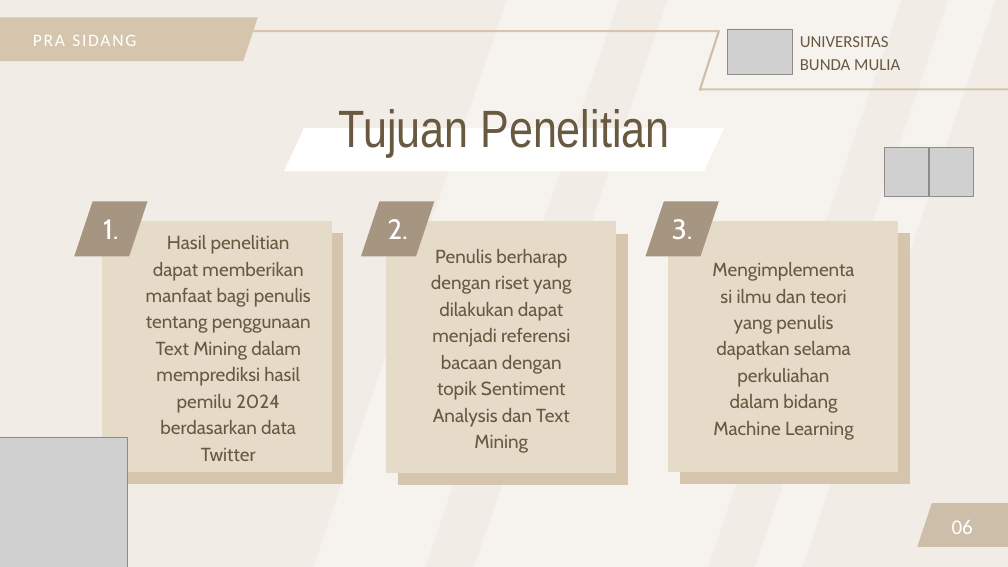
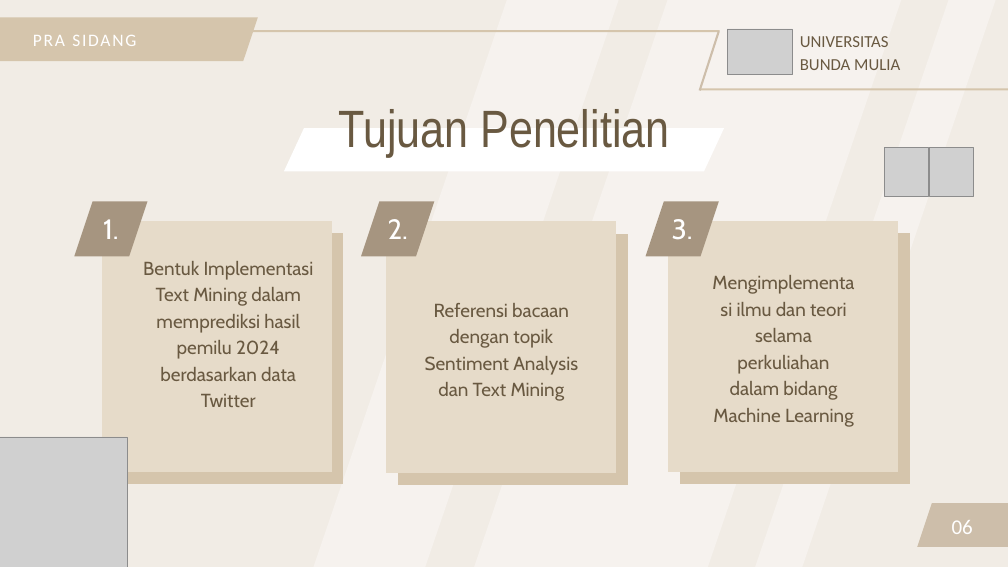
Before and after one commit to FnsAja/Skripsi, a slide deck: slide 6 of Prasidang Michael Alfonso V2.pptx. Drawn at 1008x567 pixels with LibreOffice and Linux fonts; fonts in the diff are those of the drawing; grey boxes stand for pictures. Boxes give left, top, right and bottom in pixels: in the first picture for what was removed or moved away, otherwise in the second. Text is boxed around its words. In the diff, an @@ line names an element or a change of style, - is before the commit and + after.

```diff
--- a/Prasidang Michael Alfonso V2.pptx
+++ b/Prasidang Michael Alfonso V2.pptx
@@ text at <box>143,261,314,407</box>: text changed @@
-Hasil penelitian dapat memberikan manfaat bagi penulis tentang penggunaan Text Mining dalam memprediksi hasil pemilu 2024 berdasarkan data Twitter
+Bentuk Implementasi Text Mining dalam memprediksi hasil pemilu 2024 berdasarkan data Twitter
@@ text at <box>425,303,578,401</box>: text changed @@
-Penulis berharap dengan riset yang dilakukan dapat menjadi referensi bacaan dengan topik Sentiment Analysis dan Text Mining
+Referensi bacaan dengan topik Sentiment Analysis dan Text Mining
@@ text at <box>713,302,854,427</box>: text changed @@
-Mengimplementasi ilmu dan teori yang penulis dapatkan selama perkuliahan dalam bidang Machine Learning
+Mengimplementasi ilmu dan teori selama perkuliahan dalam bidang Machine Learning
```
Also in this commit, not shown: 3 other slides changed.
